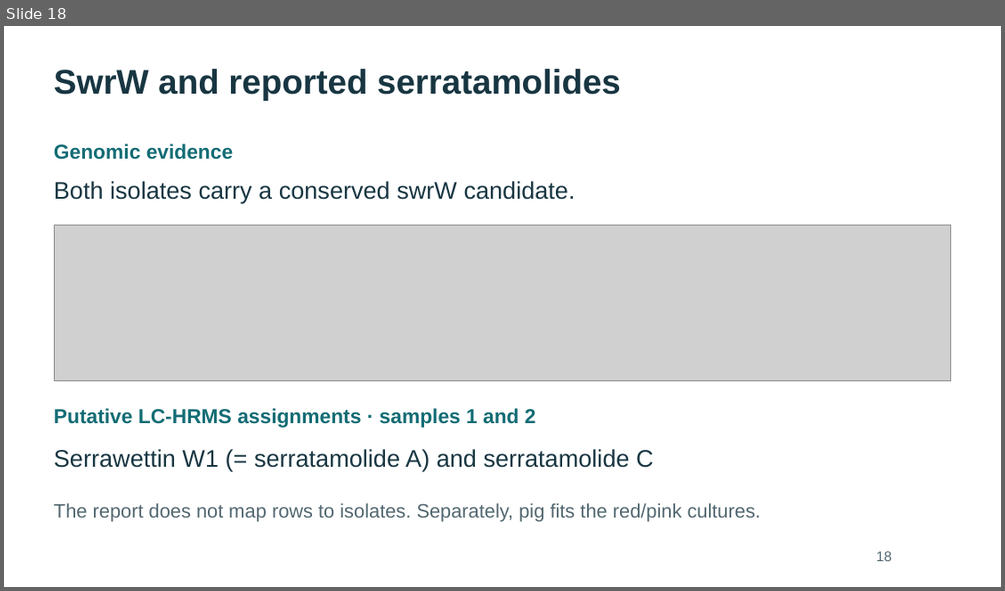
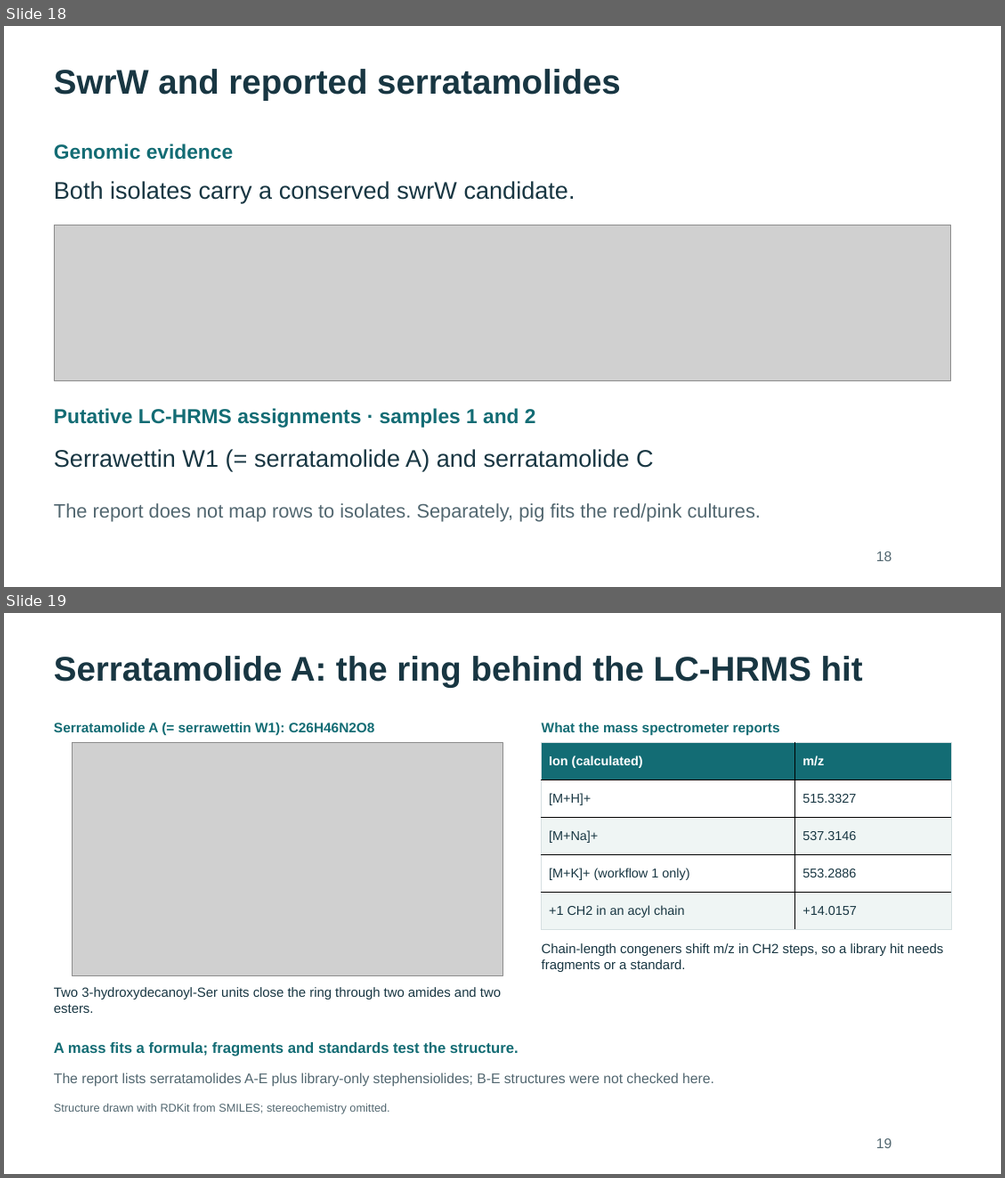
Before and after one commit to WhyAdr/sm-manu, a slide deck: explainer/NMZ-Serratia-genomics-explainer-2026-10-20.pptx. Shown one above the other, each under a label of ours: slide 18 before the commit, slides 18 and 19 after it. The pictures are 1005x591 and 1005x1178 pixels, drawn with LibreOffice and Linux fonts; fonts in the diff are those of the drawing; grey boxes stand for pictures. Boxes give left, top, right and bottom in pixels: in the first picture for what was removed or moved away, otherwise in the second. Text is boxed around its words. In the diff, an @@ line names an element or a change of style, - is before the commit and + after.

Commit message:
Add serratamolide chemistry and pan-proteome slides (44-slide deck); alt text, 3-lens antiSMASH slide, aromatic split; soften absence claims; rebuild PPTX/PDFs

```diff
--- a/explainer/NMZ-Serratia-genomics-explainer-2026-10-20.pptx
+++ b/explainer/NMZ-Serratia-genomics-explainer-2026-10-20.pptx
@@ slide 19 added at box(4, 613, 1001, 1174), background #FFFFFF @@
@@ text added at box(54, 656, 863, 688), 33 pt, text #183642, bold @@
+Serratamolide A: the ring behind the LC-HRMS hit
@@ text added at box(54, 722, 375, 735), 13.1 pt, text #136C74, bold @@
+Serratamolide A (= serrawettin W1): C26H46N2O8
@@ picture added at box(72, 742, 502, 976) @@
@@ text added at box(542, 722, 780, 735), 13.1 pt, text #136C74, bold @@
+What the mass spectrometer reports
@@ table added at box(542, 742, 952, 929), 5 rows, 2 columns @@
+Ion (calculated) | m/z
+[M+H]+ | 515.3327
+[M+Na]+ | 537.3146
+[M+K]+ (workflow 1 only) | 553.2886
++1 CH2 in an acyl chain | +14.0157
@@ text added at box(542, 943, 944, 972), 12.8 pt, text #183642 @@
+Chain-length congeners shift m/z in CH2 steps, so a library hit needs fragments or a standard.
@@ text added at box(54, 987, 501, 1013), 12.8 pt, text #183642 @@
+Two 3-hydroxydecanoyl-Ser units close the ring through two amides and two esters.
@@ text added at box(54, 1042, 518, 1056), 14.2 pt, text #136C74, bold @@
+A mass fits a formula; fragments and standards test the structure.
@@ text added at box(54, 1072, 714, 1086), 13.5 pt, text #526770 @@
+The report lists serratamolides A-E plus library-only stephensiolides; B-E structures were not checked here.
@@ text added at box(54, 1103, 389, 1114), 10.9 pt, text #526770 @@
+Structure drawn with RDKit from SMILES; stereochemistry omitted.
@@ text added at box(876, 1138, 891, 1148), 13.5 pt, text #526770 @@
+19
```
Also in this commit, not shown: 20 slides changed, 4 other slides added, 1 slide removed, 12 other files.
